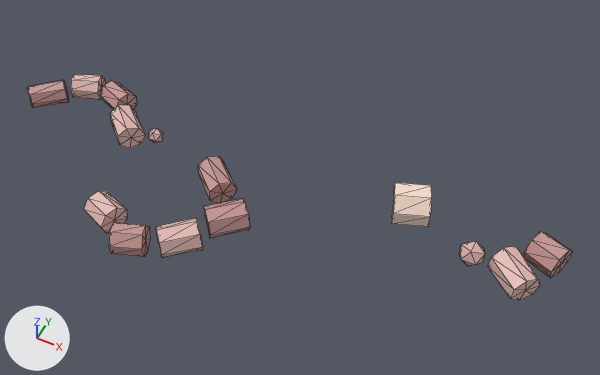
Two versions of the glTF model public/studio/v2.15.0/d_earthworm/model.glb, one commit apart.
Camera for both pictures: a 50 mm lens placed at (4.04, -8.33, 10.74), pointed at (-0.06, -0.14, 0.5). Every picture has the same lights, and +X, +Y and +Z are marked at lower left. The first picture is the older version. Mesh edges are drawn as thin lines. Where no turn or scale is listed for an object, it has been applied to the vertices.

In view in the first picture: 'part0', 'part1', 'part10', 'part11', 'part12', 'part3', 'part4', 'part5', 'part6', 'part7', 'part8', 'part9' and 2 more.
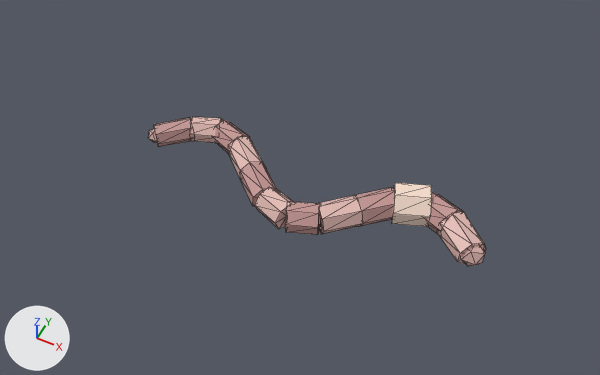
Changed parts and their boxes [x1, y1, x2, y2] in the pictures (600 x 375 px):
'part0', moved
    before: [488, 246, 540, 301]
    after: [437, 212, 486, 264]
'part4', moved
    before: [156, 218, 203, 258]
    after: [316, 195, 363, 234]
'part3', moved
    before: [204, 199, 250, 238]
    after: [354, 187, 395, 226]
'part5', moved
    before: [109, 222, 150, 257]
    after: [285, 201, 320, 235]
'part7', moved
    before: [198, 156, 237, 203]
    after: [240, 162, 276, 207]
'part6', moved
    before: [84, 191, 127, 233]
    after: [255, 187, 293, 229]
'part1', moved
    before: [524, 231, 573, 278]
    after: [425, 193, 463, 234]
'part8', moved
    before: [110, 105, 145, 148]
    after: [228, 137, 265, 178]
'part11', moved
    before: [27, 80, 68, 108]
    after: [154, 117, 195, 147]
'part10', moved
    before: [71, 74, 105, 100]
    after: [190, 117, 223, 143]
'part9', moved
    before: [100, 81, 137, 110]
    after: [213, 120, 250, 154]

Patch to the scene script:
```diff
--- a/public/studio/v2.15.0/d_earthworm/model.glb.py
+++ b/public/studio/v2.15.0/d_earthworm/model.glb.py
@@ me_geometry_0 @@
-me_geometry_0.from_pydata(...)  # 16 vertices, 28 faces; spans x 3.192..4.028, y -0.476..0.35, z 0.011..0.556
+me_geometry_0.from_pydata(...)  # 16 vertices, 28 faces; spans x 2.236..3.073, y -0.179..0.647, z 0.011..0.556
+# me_geometry_0 part 1: the whole mesh is moved by (-0.955, 0.297, 0.0)
 me_geometry_0.materials.append(mat_defaultmaterial)
@@ me_geometry_1 @@
-me_geometry_1.from_pydata(...)  # 16 vertices, 28 faces; spans x 3.625..4.301, y 0.173..0.855, z 0.001..0.543
+me_geometry_1.from_pydata(...)  # 16 vertices, 28 faces; spans x 1.824..2.5, y 0.178..0.86, z 0.001..0.543
+# me_geometry_1 part 2: the whole mesh is moved by (-1.801, 0.005, 0.0)
 me_geometry_1.materials.append(mat_defaultmaterial_001)
@@ me_geometry_3 @@
-me_geometry_3.from_pydata(...)  # 16 vertices, 28 faces; spans x -1.32..-0.483, y -1.517..-0.692, z 0.02..0.546
+me_geometry_3.from_pydata(...)  # 16 vertices, 28 faces; spans x 0.767..1.604, y -0.201..0.625, z 0.02..0.546
+# me_geometry_3 part 3: the whole mesh is moved by (2.087, 1.316, 0.0)
 me_geometry_3.materials.append(mat_defaultmaterial_003)
@@ me_geometry_4 @@
-me_geometry_4.from_pydata(...)  # 16 vertices, 28 faces; spans x -1.788..-0.957, y -2.207..-1.389, z 0.02..0.546
+me_geometry_4.from_pydata(...)  # 16 vertices, 28 faces; spans x 0.282..1.113, y -0.632..0.186, z 0.02..0.546
+# me_geometry_4 part 4: the whole mesh is moved by (2.07, 1.575, 0.0)
 me_geometry_4.materials.append(mat_defaultmaterial_004)
@@ me_geometry_5 @@
-me_geometry_5.from_pydata(...)  # 16 vertices, 28 faces; spans x -2.415..-1.749, y -2.485..-1.83, z 0.021..0.524
+me_geometry_5.from_pydata(...)  # 16 vertices, 28 faces; spans x -0.139..0.527, y -0.852..-0.197, z 0.021..0.524
+# me_geometry_5 part 5: the whole mesh is moved by (2.276, 1.633, 0.0)
 me_geometry_5.materials.append(mat_defaultmaterial_005)
@@ me_geometry_6 @@
-me_geometry_6.from_pydata(...)  # 16 vertices, 28 faces; spans x -3.092..-2.429, y -2.193..-1.547, z 0.021..0.524
+me_geometry_6.from_pydata(...)  # 16 vertices, 28 faces; spans x -0.628..0.036, y -0.862..-0.216, z 0.021..0.524
+# me_geometry_6 part 6: the whole mesh is moved by (2.465, 1.331, 0.0)
 me_geometry_6.materials.append(mat_defaultmaterial_006)
@@ me_geometry_7 @@
-me_geometry_7.from_pydata(...)  # 16 vertices, 28 faces; spans x -1.889..-1.077, y -0.824..-0.027, z 0.04..0.526
+me_geometry_7.from_pydata(...)  # 16 vertices, 28 faces; spans x -1.187..-0.376, y -0.611..0.186, z 0.04..0.526
+# me_geometry_7 part 7: the whole mesh is moved by (0.702, 0.214, 0.0)
 me_geometry_7.materials.append(mat_defaultmaterial_007)
@@ me_geometry_8 @@
-me_geometry_8.from_pydata(...)  # 16 vertices, 28 faces; spans x -3.994..-3.188, y -0.419..0.37, z 0.04..0.526
+me_geometry_8.from_pydata(...)  # 16 vertices, 28 faces; spans x -1.672..-0.867, y -0.172..0.617, z 0.04..0.526
+# me_geometry_8 part 8: the whole mesh is moved by (2.321, 0.247, 0.0)
 me_geometry_8.materials.append(mat_defaultmaterial_008)
@@ me_geometry_9 @@
-me_geometry_9.from_pydata(...)  # 16 vertices, 28 faces; spans x -4.497..-3.847, y 0.214..0.824, z 0.041..0.505
+me_geometry_9.from_pydata(...)  # 16 vertices, 28 faces; spans x -2.096..-1.446, y 0.215..0.825, z 0.041..0.505
+# me_geometry_9 part 9: the whole mesh is moved by (2.401, 0.001, 0.0)
 me_geometry_9.materials.append(mat_defaultmaterial_009)
@@ me_geometry_10 @@
-me_geometry_10.from_pydata(...)  # 16 vertices, 28 faces; spans x -5.185..-4.542, y 0.244..0.835, z 0.051..0.496
+me_geometry_10.from_pydata(...)  # 16 vertices, 28 faces; spans x -2.584..-1.941, y 0.242..0.834, z 0.051..0.496
+# me_geometry_10 part 10: the whole mesh is moved by (2.601, -0.001, 0.0)
 me_geometry_10.materials.append(mat_defaultmaterial_010)
@@ me_geometry_11 @@
-me_geometry_11.from_pydata(...)  # 16 vertices, 28 faces; spans x -5.79..-5.023, y -0.341..0.406, z 0.069..0.497
+me_geometry_11.from_pydata(...)  # 16 vertices, 28 faces; spans x -3.129..-2.362, y -0.157..0.59, z 0.069..0.497
+# me_geometry_11 part 11: the whole mesh is moved by (2.661, 0.184, 0.0)
 me_geometry_11.materials.append(mat_defaultmaterial_011)
```
